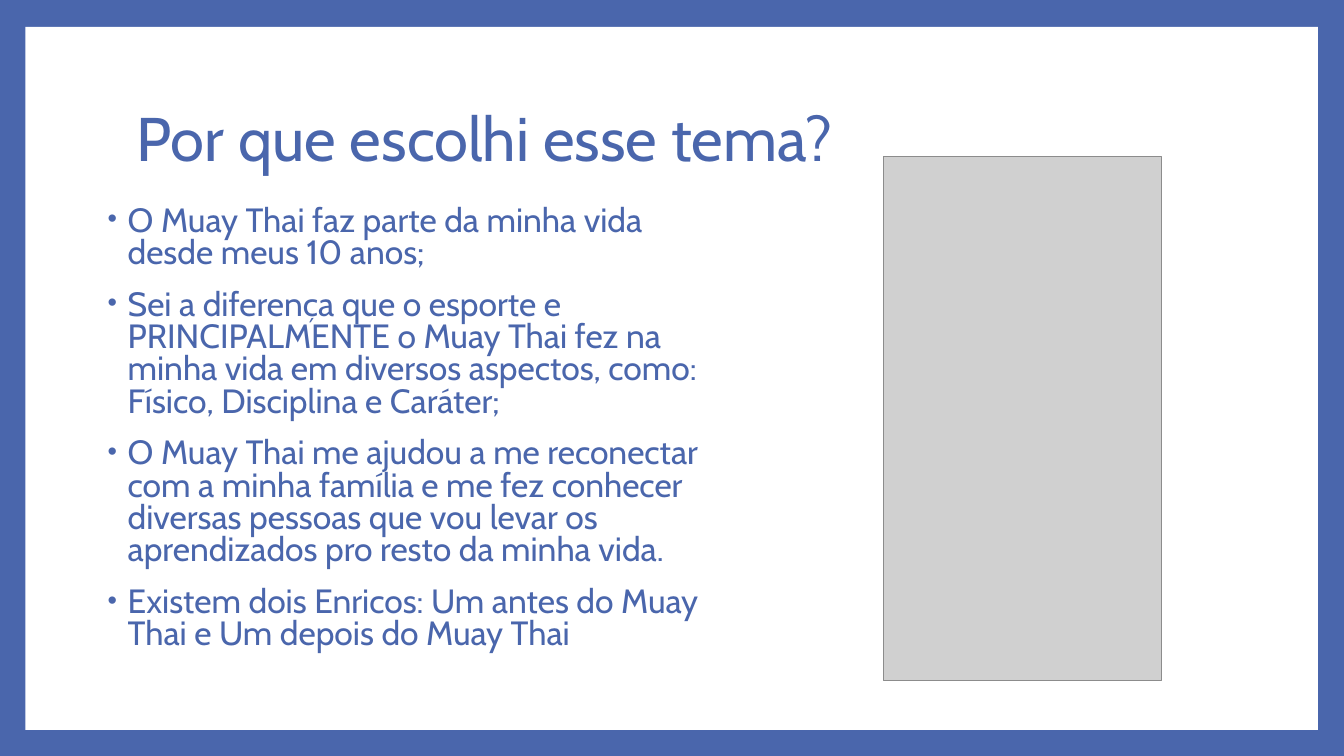
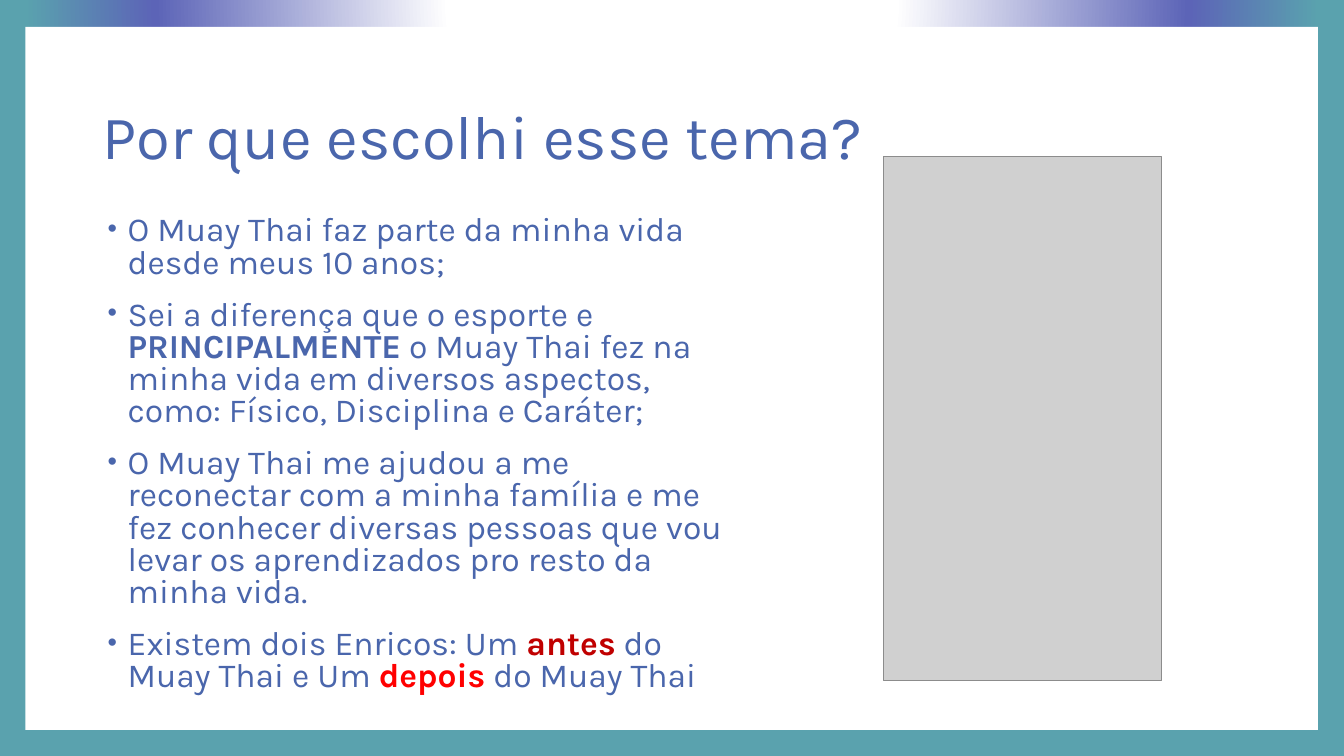
Before and after one commit to enricoferrer/Projeto-Individual, a slide deck: slide 2 of Slide Apresentação/O amor pela arte das oito armas.pptx. Drawn at 1344x756 pixels with LibreOffice and Linux fonts; fonts in the diff are those of the drawing; grey boxes stand for pictures. Boxes give left, top, right and bottom in pixels: in the first picture for what was removed or moved away, otherwise in the second. Text is boxed around its words. In the diff, an @@ line names an element or a change of style, - is before the commit and + after.

```diff
--- a/Slide Apresentação/O amor pela arte das oito armas.pptx
+++ b/Slide Apresentação/O amor pela arte das oito armas.pptx
@@ background #4A66AC to gradient #FFFFFF to #5C64B7 to #5AA2AE @@
@@ title "Por que escolhi esse tema?": place and size @@
-title "Por que escolhi esse tema?" at box(136, 115, 832, 175)
+title "Por que escolhi esse tema?" at box(102, 116, 863, 174)
@@ title "Por que escolhi esse tema?" at box(102, 116, 863, 174): font Cabin to Karla @@
@@ text "O Muay Thai faz parte ...": place and size @@
-text "O Muay Thai faz parte ..." at box(128, 207, 698, 653)
+text "O Muay Thai faz parte ..." at box(128, 218, 722, 696)
@@ text "O Muay Thai faz parte ..." at box(128, 218, 722, 696): font Cabin to Karla; bold on in "PRINCIPALMENTE", "antes depois"; text colour #4A66AC to #C00000 in "antes"; text colour #4A66AC to #FF0000 in "depois" @@
```
Also in this commit, not shown: 7 other slides changed, 3 slides added, 3 other files.
